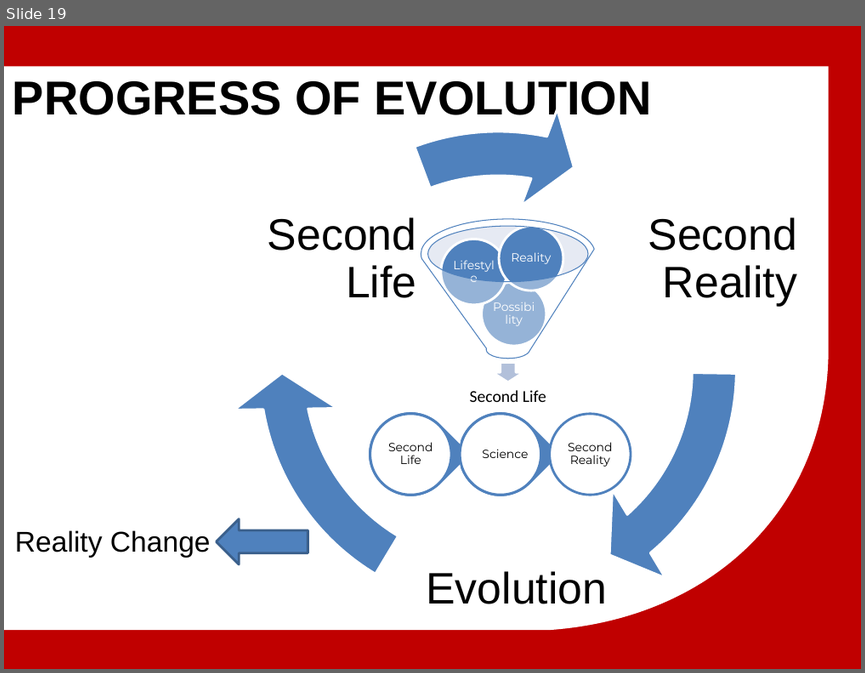
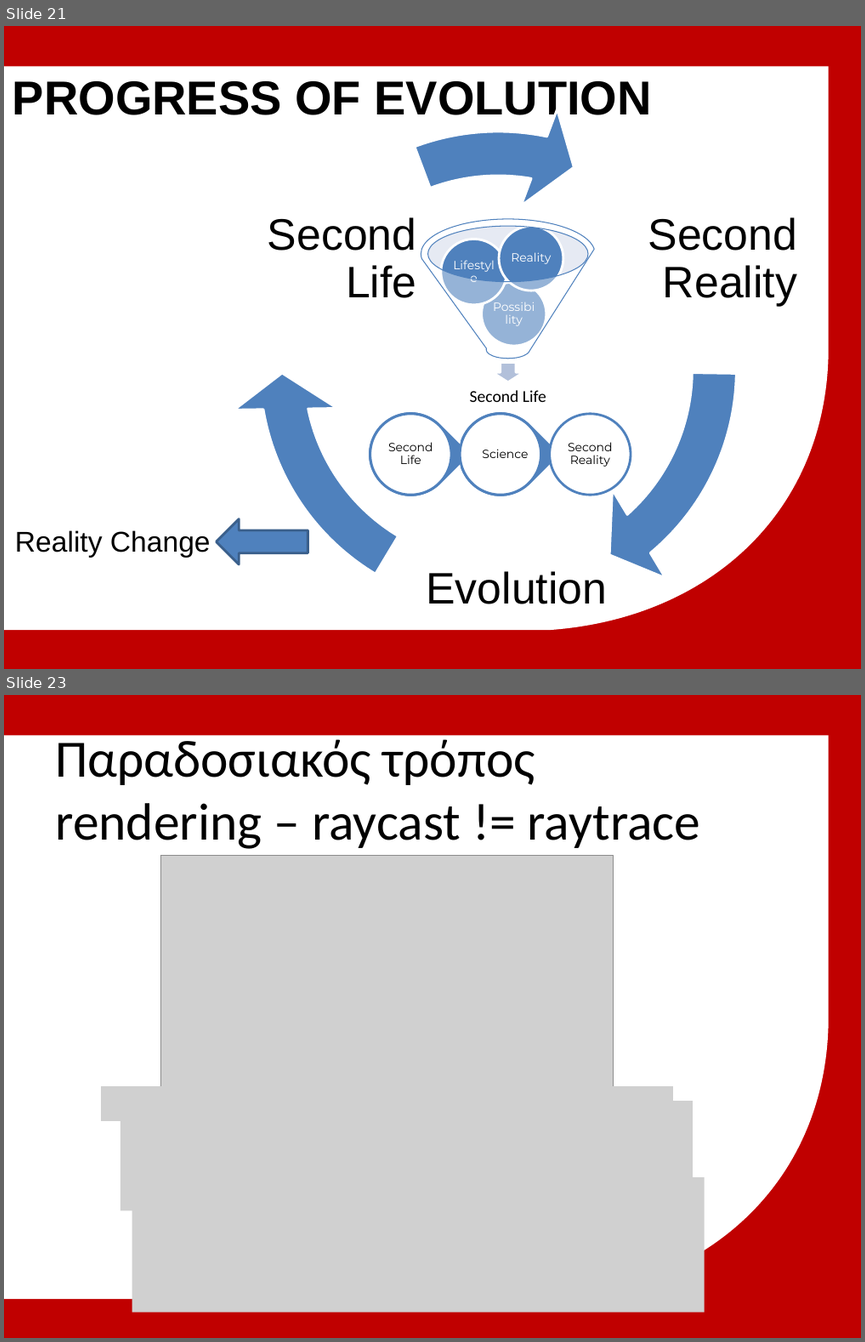
Before and after one commit to michailmarkou1995/BSc-Computer-Science-Projects, a slide deck: MENTAL WEALTH PROFESSIONAL LIFE 3 (PROJECT) (CN6000)/Research_Thesis_Main/Μητροπολιτικό Κολλέγιο_ΣΕΚΦ[Μιχαηλ Μαρκου] Advanced multiplayer game mechanics.pptx. Shown one above the other, each under a label of ours: slide 19 before the commit, slides 21 and 23 after it; the slides between them are not shown. The pictures are 865x673 and 865x1342 pixels, drawn with LibreOffice and Linux fonts; fonts in the diff are those of the drawing; grey boxes stand for pictures; background and template pictures are left out. Boxes give left, top, right and bottom in pixels: in the first picture for what was removed or moved away, otherwise in the second. Text is boxed around its words. In the diff, an @@ line names an element or a change of style, - is before the commit and + after.

```diff
--- a/MENTAL WEALTH PROFESSIONAL LIFE 3 (PROJECT) (CN6000)/Research_Thesis_Main/Μητροπολιτικό Κολλέγιο_ΣΕΚΦ[Μιχαηλ Μαρκου] Advanced multiplayer game mechanics.pptx
+++ b/MENTAL WEALTH PROFESSIONAL LIFE 3 (PROJECT) (CN6000)/Research_Thesis_Main/Μητροπολιτικό Κολλέγιο_ΣΕΚΦ[Μιχαηλ Μαρκου] Advanced multiplayer game mechanics.pptx
@@ slide 23 added at (4, 695, 861, 1338), background #C00000; not listed: 1 template element that a slide beside it also shows @@
@@ title added at (55, 733, 701, 849), 44 pt, text #000000 @@
+Παραδοσιακός τρόπος rendering – raycast != raytrace
@@ picture added at (160, 855, 613, 1086) @@
@@ picture added at (101, 1086, 673, 1120) @@
@@ picture added at (120, 1100, 692, 1210) @@
@@ picture added at (132, 1178, 704, 1312) @@
@@ what was slide 19 is now slide 21 @@
```
Also in this commit, not shown: 3 slides changed, 10 other slides added, 2 slides removed.
